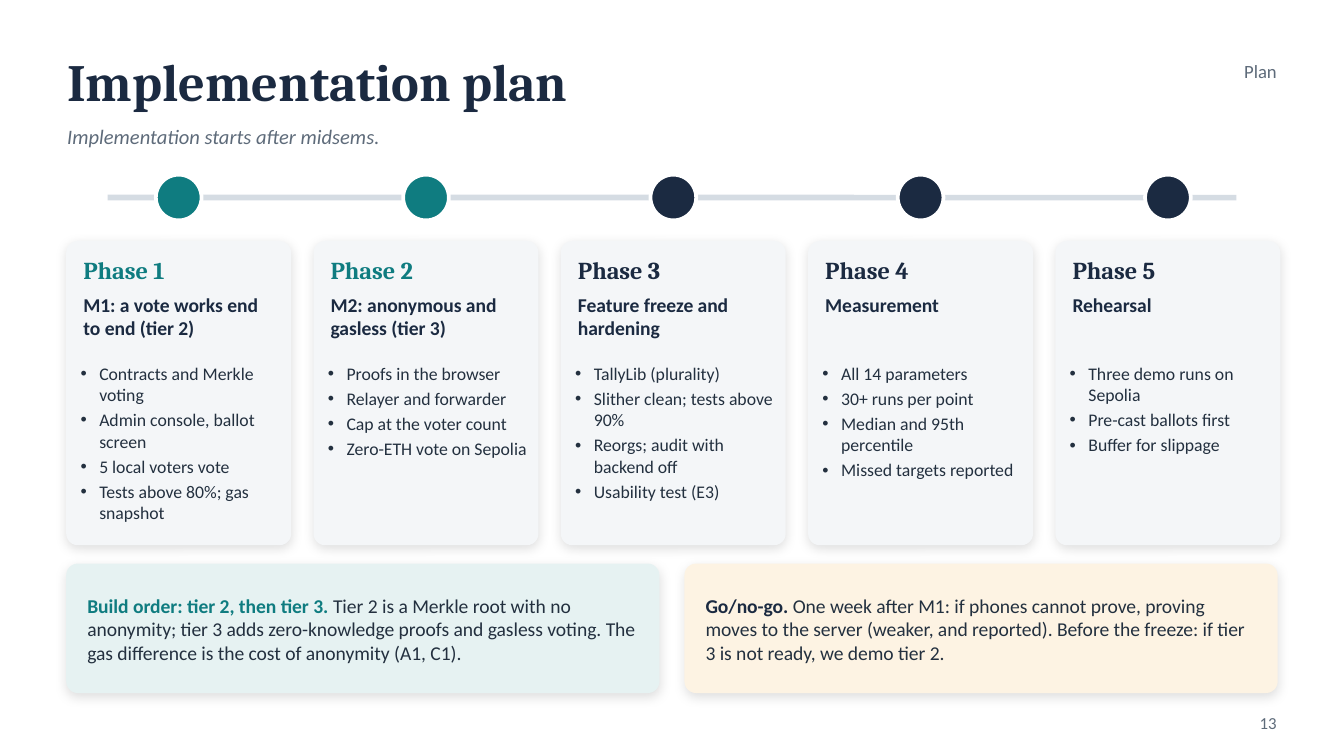
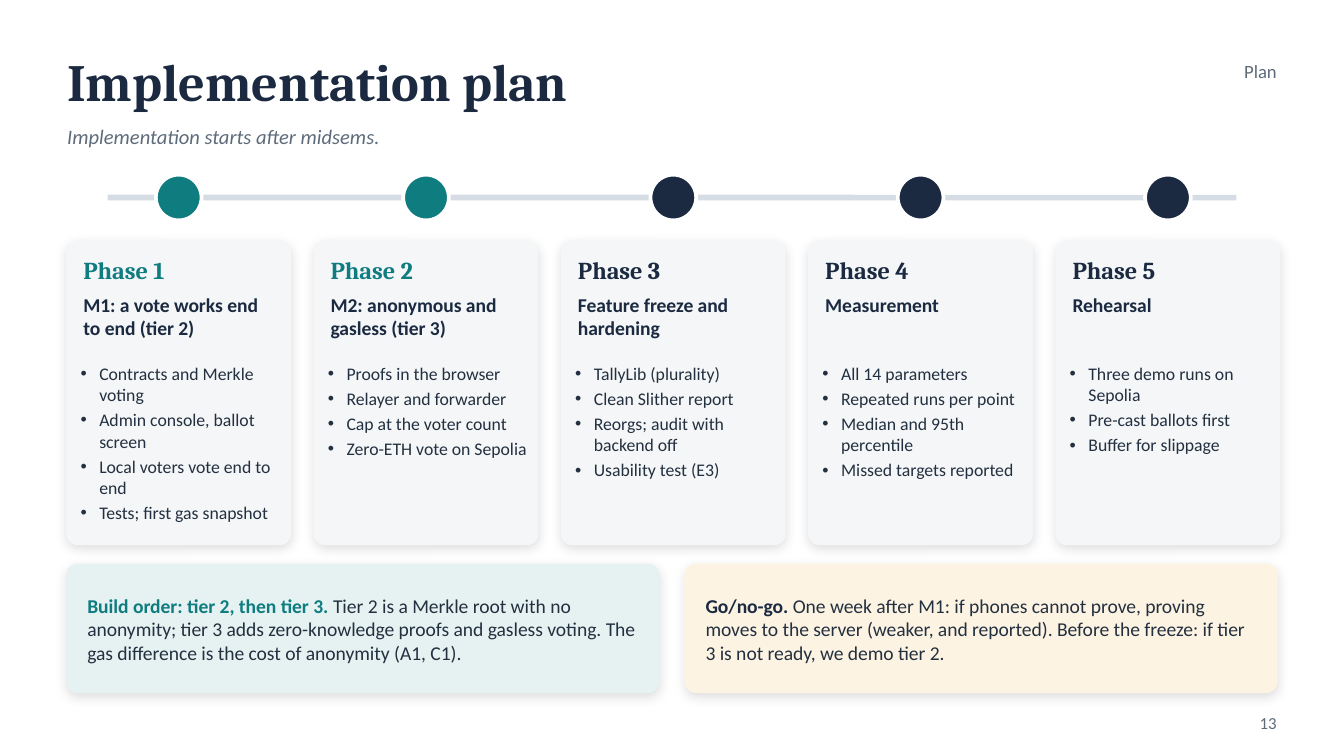
Before and after one commit to Chaitanya-Keyal/decentralized-voting-system, a slide deck: slide 13 of reports/eval1-slides.pptx. Drawn at 1344x756 pixels with LibreOffice and Linux fonts; fonts in the diff are those of the drawing. Boxes give left, top, right and bottom in pixels: in the first picture for what was removed or moved away, otherwise in the second. Text is boxed around its words. In the diff, an @@ line names an element or a change of style, - is before the commit and + after.

```diff
--- a/reports/eval1-slides.pptx
+++ b/reports/eval1-slides.pptx
@@ text at [594,392,733,408]: text changed @@
-• Slither clean; tests above 90%
+• Clean Slither report
@@ text at [841,392,1015,408]: text changed @@
-• 30+ runs per point
+• Repeated runs per point
@@ text at [99,460,270,522]: text changed @@
-• 5 local voters vote
-• Tests above 80%; gas snapshot
+• Local voters vote end to end
+• Tests; first gas snapshot
```
Also in this commit, not shown: 5 other slides changed, 2 slides added, 1 slide removed, 19 other files.
